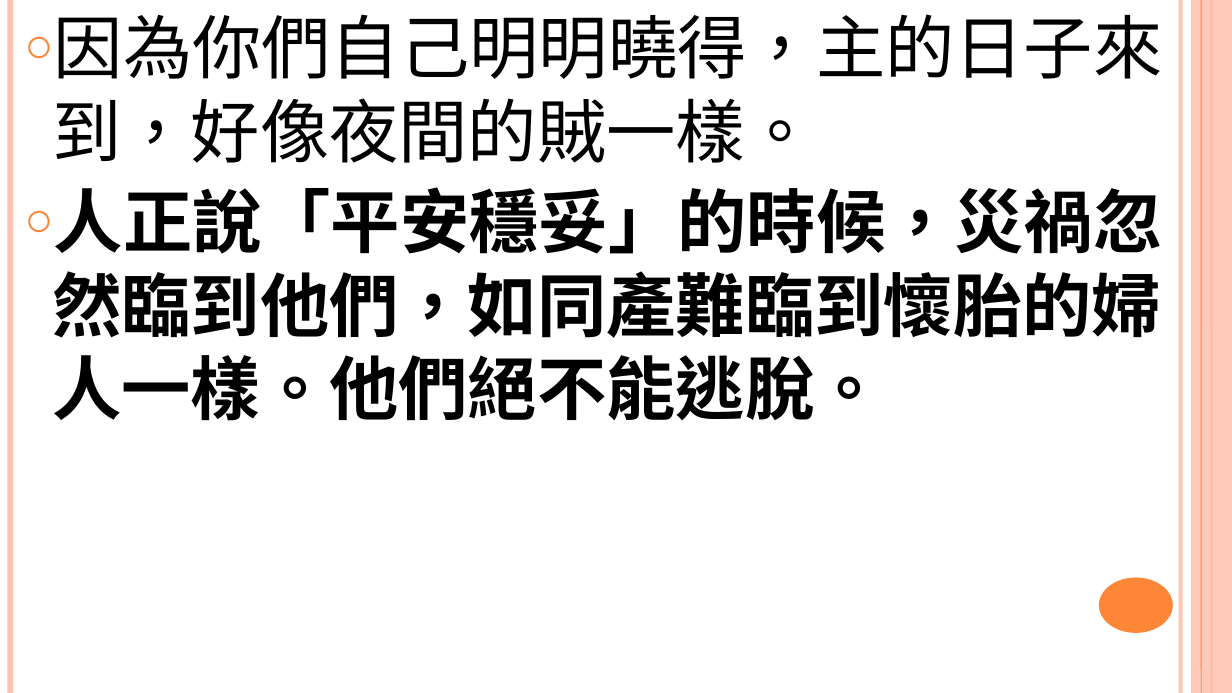
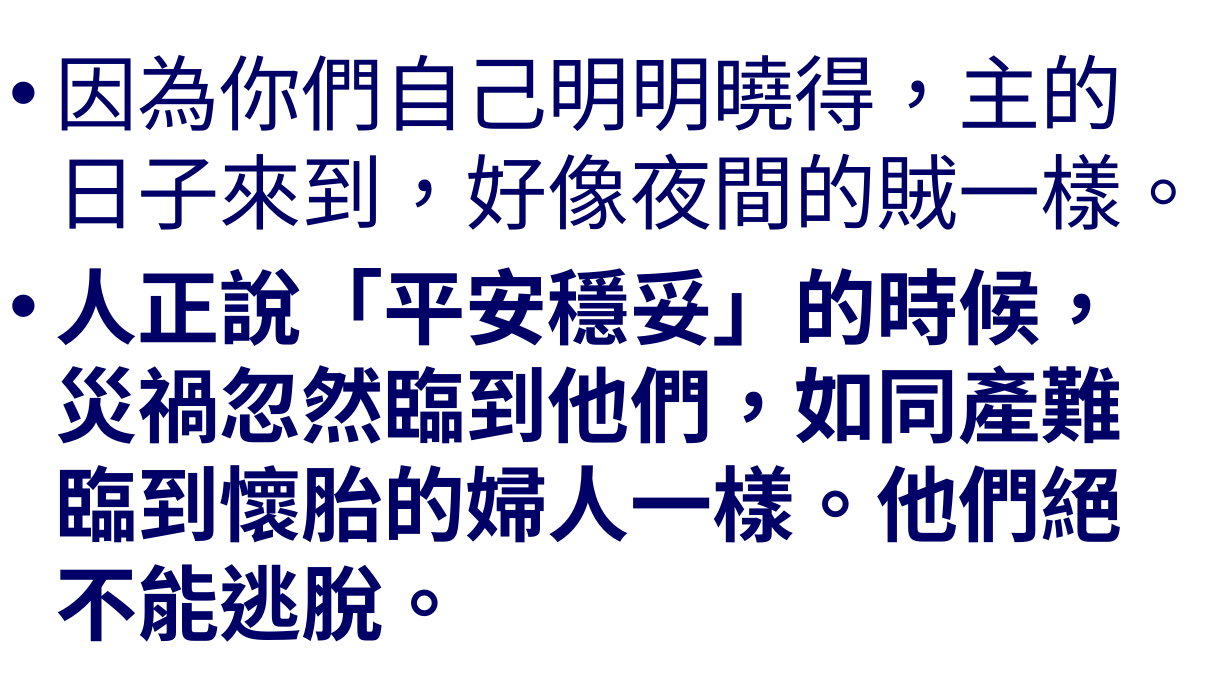
Before and after one commit to batisuoc/worship-resources, a slide deck: slide 4 of 53屬靈儆醒.pptx. Drawn at 1232x693 pixels with LibreOffice and Linux fonts; fonts in the diff are those of the drawing; background and template pictures are left out. Boxes give left, top, right and bottom in pixels: in the first picture for what was removed or moved away, otherwise in the second. Text is boxed around its words. In the diff, an @@ line names an element or a change of style, - is before the commit and + after.

```diff
--- a/53屬靈儆醒.pptx
+++ b/53屬靈儆醒.pptx
@@ text "因為你們自己明明曉得，主的日子來到，好像夜間的賊一樣。": place and size @@
-text "因為你們自己明明曉得，主的日子來到，好像夜間的賊一樣。" at (52,14,1163,421)
+text "因為你們自己明明曉得，主的日子來到，好像夜間的賊一樣。" at (55,54,1204,642)
@@ text "因為你們自己明明曉得，主的日子來到，好像夜間的賊一樣。" at (55,54,1204,642): size 54 to 64 pt, text colour #000000 to #000066; bullet ○ to •; more space between paragraphs; vertical alignment top to middle @@
@@ line removed from (10, 0) to (10, 693) @@
@@ line removed from (1181, 0) to (1181, 693) @@
@@ rectangle removed at (1191,0,1232,693) @@
@@ line removed from (1202, 0) to (1202, 693) @@
@@ line removed from (1212, 0) to (1212, 693) @@
@@ ellipse removed at (1099,578,1173,633) @@
```
Also in this commit, not shown: 6 other slides changed, 1 slide added.
